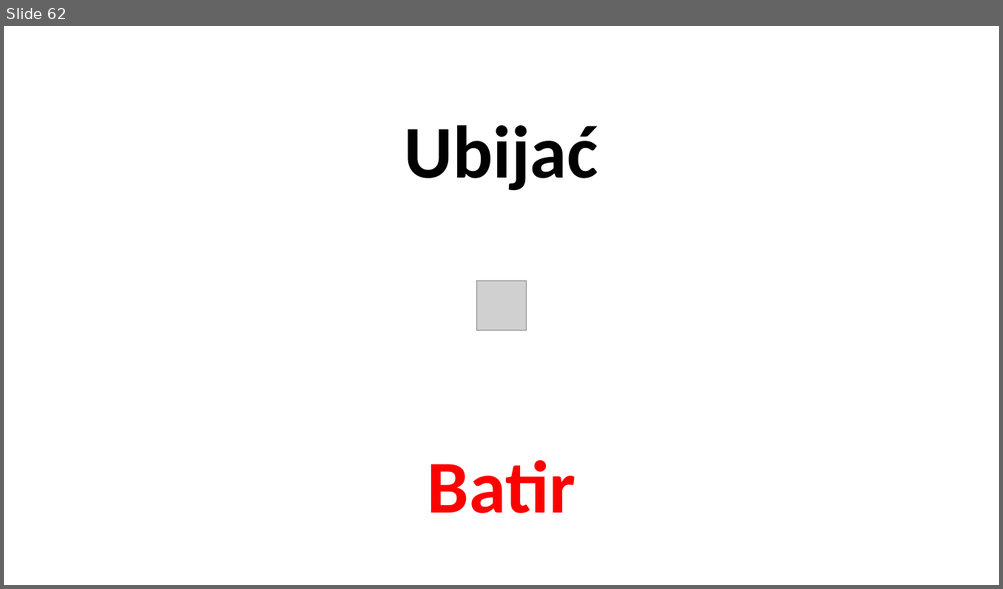
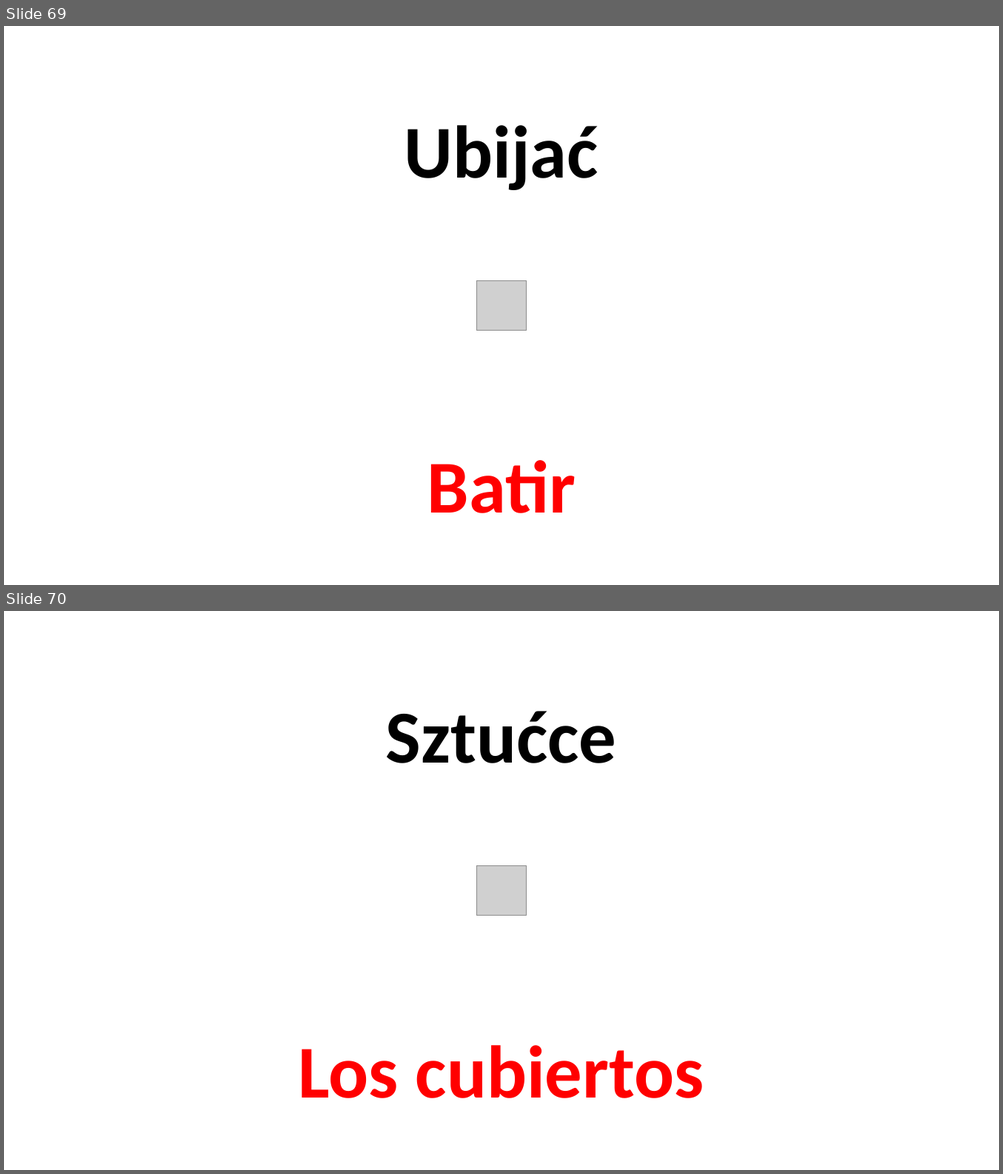
Before and after one commit to wojciechkrakowiak7-arch/Fajna-strona, a slide deck: pliki hiszpański/La comida.pptx. Shown one above the other, each under a label of ours: slide 62 before the commit, slides 69 and 70 after it. The pictures are 1003x589 and 1003x1174 pixels, drawn with LibreOffice and Linux fonts; fonts in the diff are those of the drawing; grey boxes stand for pictures. Boxes give left, top, right and bottom in pixels: in the first picture for what was removed or moved away, otherwise in the second. Text is boxed around its words. In the diff, an @@ line names an element or a change of style, - is before the commit and + after.

```diff
--- a/pliki hiszpański/La comida.pptx
+++ b/pliki hiszpański/La comida.pptx
@@ slide 70 added at [4,611,999,1170], background #FFFFFF @@
@@ title added at [386,711,616,763], 72 pt, text #000000, bold @@
+Sztućce
@@ picture added at [476,866,526,916] @@
@@ subtitle added at [299,1045,704,1099], 72 pt, text #FF0000, bold @@
+Los cubiertos
@@ what was slide 62 is now slide 69 @@
```
Also in this commit, not shown: 1 slide changed, 14 other slides added, 9 other files.
